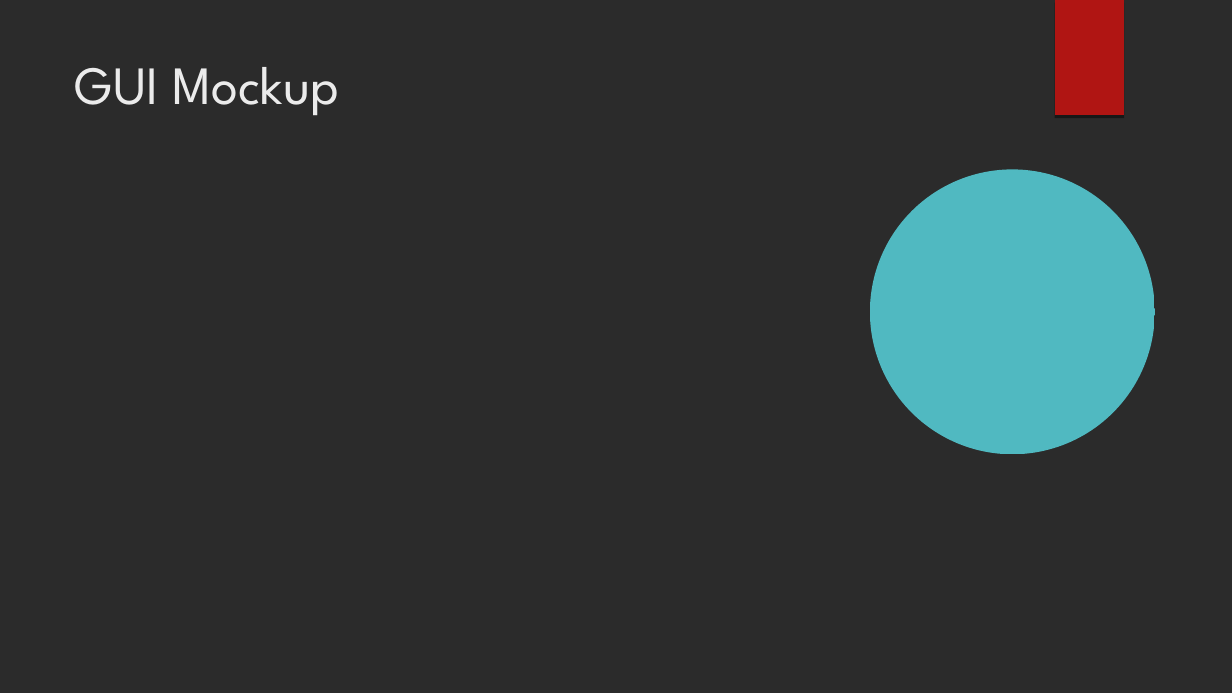
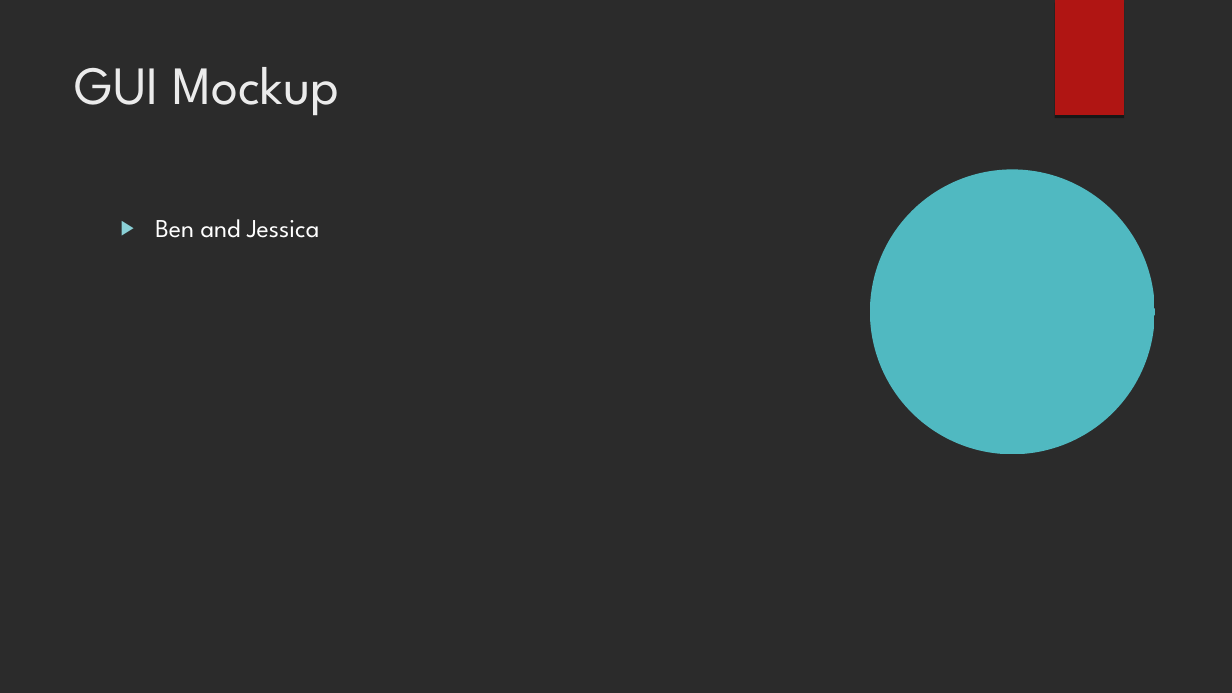
Before and after one commit to BenB33/ProfessionalismTeam2, a slide deck: slide 7 of PIM – Phase 1.odp. Drawn at 1232x693 pixels with LibreOffice and Linux fonts; fonts in the diff are those of the drawing; background and template pictures are left out; a plain dark background stands for a picture behind light text. Boxes give left, top, right and bottom in pixels: in the first picture for what was removed or moved away, otherwise in the second. Text is boxed around its words. In the diff, an @@ line names an element or a change of style, - is before the commit and + after.

```diff
--- a/PIM – Phase 1.odp
+++ b/PIM – Phase 1.odp
@@ text added at bbox=[155, 219, 320, 238], 20 pt, text #FFFFFF @@
+▶ Ben and Jessica
```
Also in this commit, not shown: 8 other slides changed, 3 slides added, 7 slides removed.
